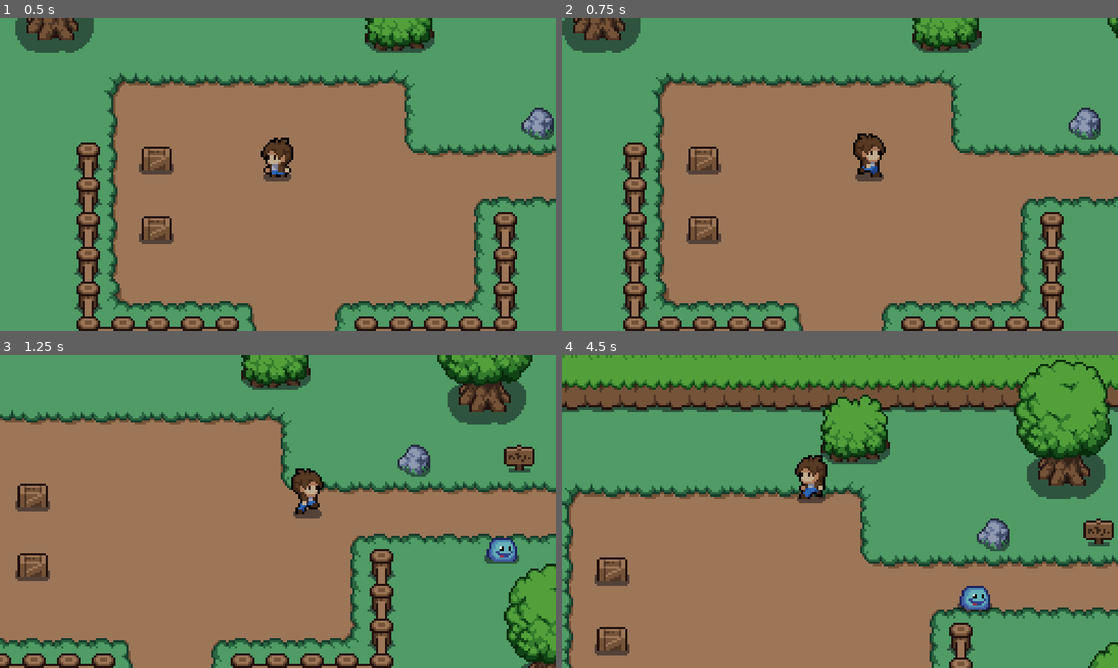
Above: before the commit, frames 1-4 (two rows, left to right).
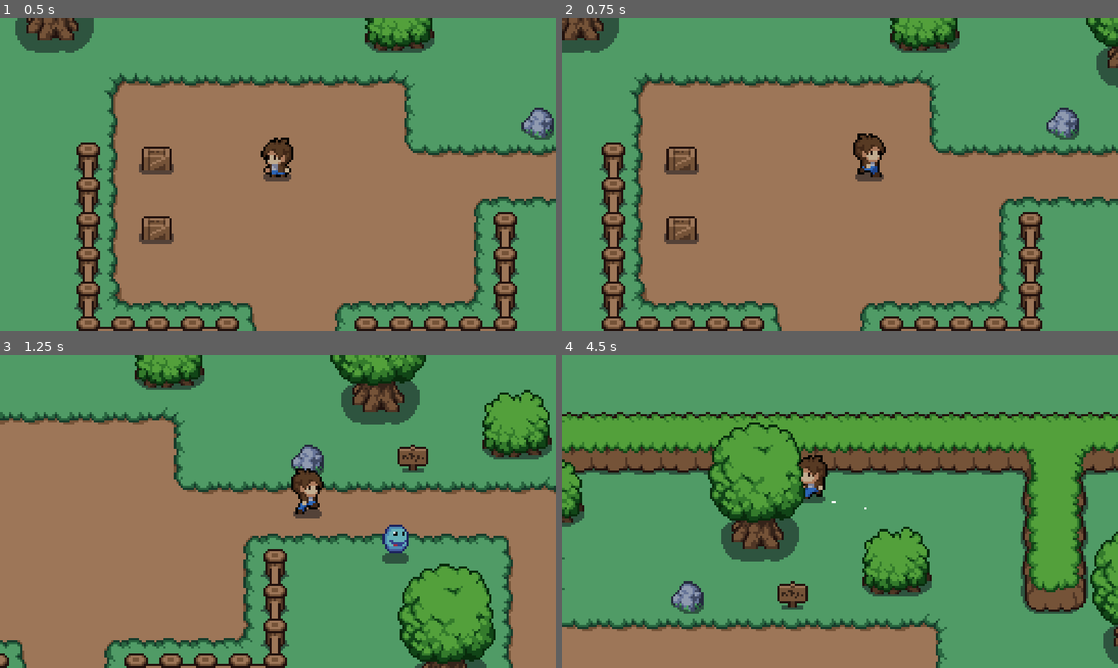
Above: after the commit, the same moments.

Repository: abconway/2drpg
Game: Godot game, scene res://scenes/world.tscn
Two runs of this game, one before a commit and one after it. Both use one fixed random seed, a clock stepped at 60 frames per second and the inputs below.
Inputs:
- Up to frame 1 (0.5 s): no input
- Up to frame 2 (0.75 s): hold Right (player_move_right) from 0.53 s (still down); tap Shift (player_dash, bound only after the commit) at 0.6 s
- Up to frame 3 (1.25 s): keep holding Right (player_move_right)
- Up to frame 4 (4.5 s): release Right (player_move_right) at 1.28 s; hold Down (player_move_down) 1.28-2.03 s; tap Space (player_attack) at 1.35, 3.6 s; tap Shift (player_dash, bound only after the commit) at 1.55, 2.1, 2.85, 3.8, 4.35 s; hold Right (player_move_right) 2.03-2.78 s; hold Up (player_move_up) 2.78-3.53 s; hold Left (player_move_left) from 3.53 s (still down)

Frame 1 is identical in both runs. In frame 2, 23% of the frame differs, in the area x 0-100%, y 0-100%; in frame 3, 40%; in frame 4, 76%.

Commit message:
add a dash

Diff:
--- a/project.godot
+++ b/project.godot
@@ -62,6 +62,11 @@
 "events": [Object(InputEventKey,"resource_local_to_scene":false,"resource_name":"","device":-1,"window_id":0,"alt_pressed":false,"shift_pressed":false,"ctrl_pressed":false,"meta_pressed":false,"pressed":false,"keycode":0,"physical_keycode":32,"key_label":0,"unicode":32,"echo":false,"script":null)
 ]
 }
+player_dash={
+"deadzone": 0.5,
+"events": [Object(InputEventKey,"resource_local_to_scene":false,"resource_name":"","device":-1,"window_id":0,"alt_pressed":false,"shift_pressed":false,"ctrl_pressed":false,"meta_pressed":false,"pressed":false,"keycode":0,"physical_keycode":4194325,"key_label":0,"unicode":0,"echo":false,"script":null)
+]
+}
 
 [rendering]
 
--- a/scenes/player.tscn
+++ b/scenes/player.tscn
@@ -677,6 +677,10 @@
 radius = 9.0
 height = 18.0
 
+[sub_resource type="Curve" id="Curve_ybkjo"]
+_data = [Vector2(0.014876, 0.987315), 0.0, 0.0, 0, 0, Vector2(1, 0.0432116), 0.0, 0.0, 0, 0]
+point_count = 2
+
 [node name="Player" type="CharacterBody2D" groups=["Player"]]
 script = ExtResource("1_wl6eu")
 
@@ -718,4 +722,22 @@
 shape = SubResource("CapsuleShape2D_1lxlq")
 disabled = true
 
+[node name="DashParticles" type="CPUParticles2D" parent="."]
+z_index = -1
+position = Vector2(0, 3)
+emitting = false
+amount = 3
+lifetime = 0.2
+emission_shape = 1
+emission_sphere_radius = 3.0
+spread = 0.0
+gravity = Vector2(2.08165e-12, 2.08165e-12)
+scale_amount_min = 2.0
+scale_amount_max = 2.0
+scale_amount_curve = SubResource("Curve_ybkjo")
+
+[node name="DashTimer" type="Timer" parent="."]
+wait_time = 0.5
+one_shot = true
+
 [connection signal="body_entered" from="Marker2D/Sword" to="." method="_on_sword_body_entered"]
--- a/scripts/player.gd
+++ b/scripts/player.gd
@@ -5,16 +5,20 @@
 @onready var animation_tree := $AnimationTree
 @onready var playback = animation_tree.get("parameters/playback")
 @onready var sword_collision_shape_2d = $Marker2D/Sword/CollisionShape2D
+@onready var dash_timer = $DashTimer
+@onready var dash_particles = $DashParticles
 
-const SPEED := 100
+var speed := 100
 
 var previous_direction: Vector2
 var is_attacking = false
+var is_dashing = false
 var health = 3
 
 
 func _ready() -> void:
 	sword_collision_shape_2d.disabled = true
+	dash_timer.timeout.connect(dash_complete)
 
 
 func _physics_process(delta: float) -> void:
@@ -23,6 +27,12 @@
 	if not is_attacking and Input.is_action_just_pressed("player_attack"):
 		is_attacking = true
 		playback.travel("attack")
+	elif not is_attacking and Input.is_action_just_pressed("player_dash"):
+		if not is_dashing:
+			speed *= 2
+			is_dashing = true
+			dash_timer.start()
+			dash_particles.emitting = true
 	elif not is_attacking:
 		var direction := Vector2(
 			Input.get_axis("player_move_left", "player_move_right"),
@@ -35,7 +45,7 @@
 			playback.travel("walk")
 			previous_direction = direction
 			set_blend_pos(direction)
-		velocity = direction * SPEED
+		velocity = direction * speed
 		move_and_slide()
 
 
@@ -50,6 +60,12 @@
 	playback.travel("idle")
 
 
+func dash_complete() -> void:
+	dash_particles.emitting = false
+	is_dashing = false
+	speed /= 2
+
+
 func _on_sword_body_entered(body):
 	if body.is_in_group("Enemies"):
 		body.health -= 1 # Replace with function body.
Not shown: 1 places in scenes/player.tscn that only renumber resources
